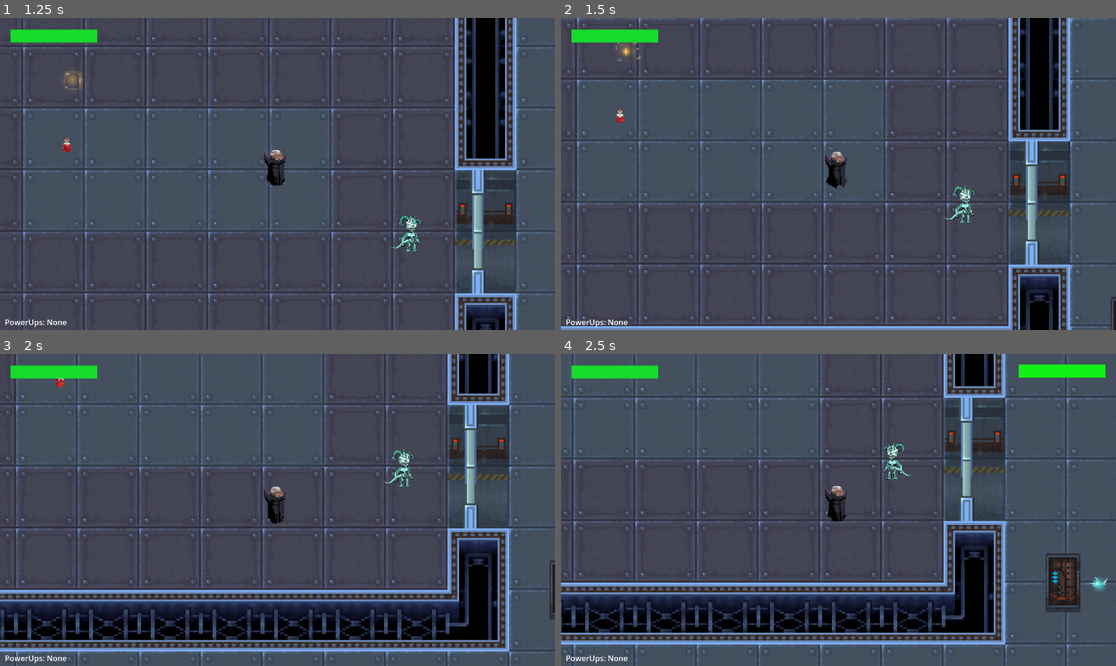
Above: before the commit, frames 1-4 (two rows, left to right).
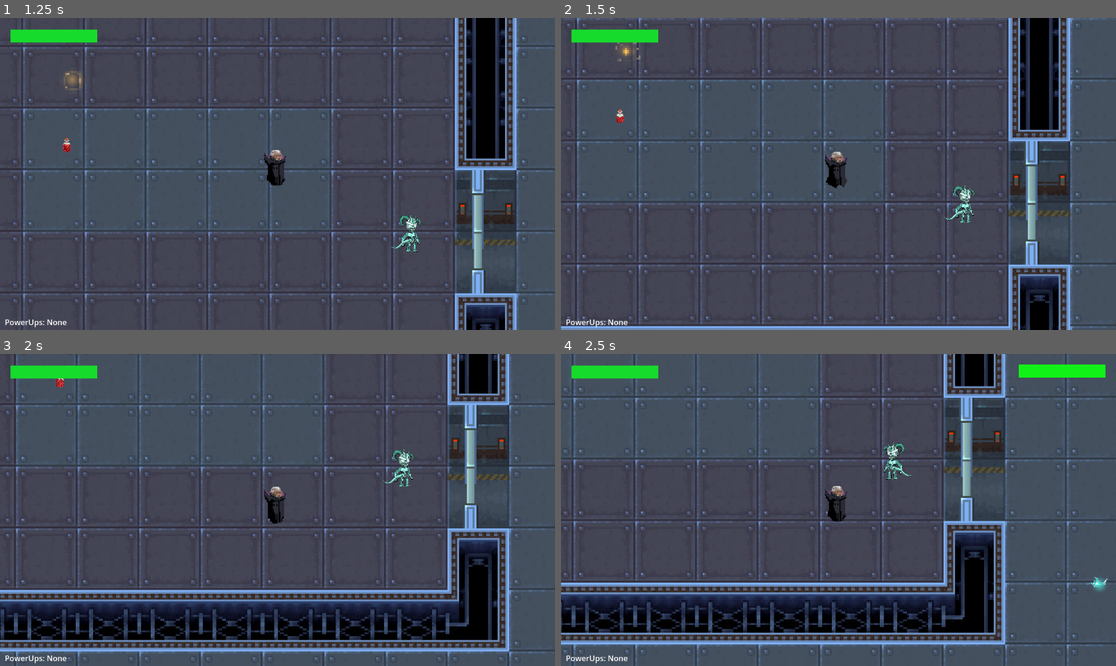
Above: after the commit, the same moments.

Repository: brianxiaodev/bloodmoon
Game: Godot game, scene res://scenes/blood_moon.tscn
Same seed, same stepped clock (60 frames per second), same inputs: the game is played once before the commit and once after it.
Inputs:
- Up to frame 1 (1.25 s): hold Right (ui_right) from 0.53 s (still down); hold Shift (dash) from 0.53 s (still down)
- Up to frame 2 (1.5 s): release Right (ui_right) at 1.28 s; release Shift (dash) at 1.28 s; hold Down (ui_down) from 1.28 s (still down); tap Z (stealth) at 1.35 s
- Up to frame 3 (2 s): keep holding Down (ui_down)
- Up to frame 4 (2.5 s): release Down (ui_down) at 2.03 s; hold Right (ui_right) from 2.03 s (still down); hold Shift (dash) from 2.03 s (still down)

Frame 1 is identical in both runs. In frame 2, less than 0.1% of the frame differs, in the area x 98-100%, y 89-100%; in frame 3, 0.1%; in frame 4, 1.0%, in the area x 87-94%, y 63-83%.

Commit message:
DELETE THE DOOR GDI

Diff:
--- a/scenes/blood_moon.tscn
+++ b/scenes/blood_moon.tscn
@@ -53,9 +53,6 @@
 
 [node name="GameOver" parent="." instance=ExtResource("13_8hplf")]
 visible = false
-
-[node name="Door" parent="." instance=ExtResource("13_8hplf")]
-position = Vector2(-4, 0)
 
 [node name="PowerUpUI" type="CanvasLayer" parent="."]
 
--- a/scenes/level_2.tscn
+++ b/scenes/level_2.tscn
@@ -226,4 +226,3 @@
 
 [node name="Door" parent="." instance=ExtResource("12_1sb0y")]
 position = Vector2(1240, -415)
-target_scene = null
